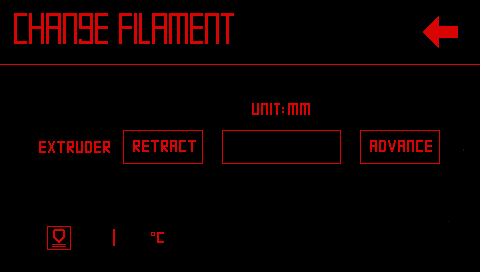
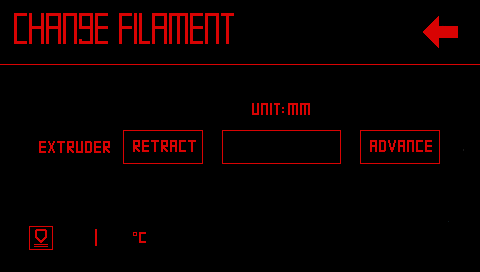
Layered file, before and after one edit (480px x 272px). Changes by layer:
painted on "65_E_ChangeFilament_Single.bmp" over [29,226,164,250]
